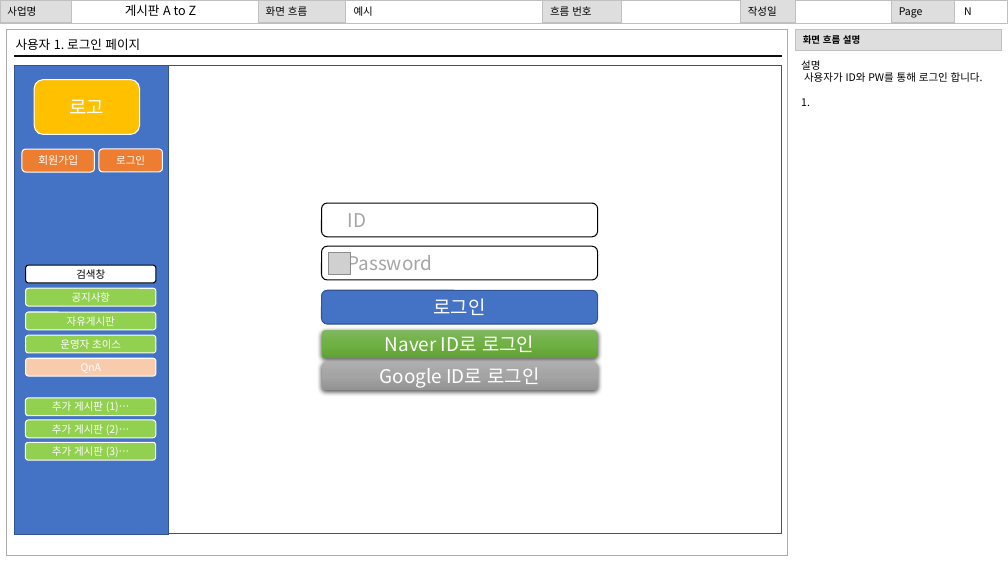
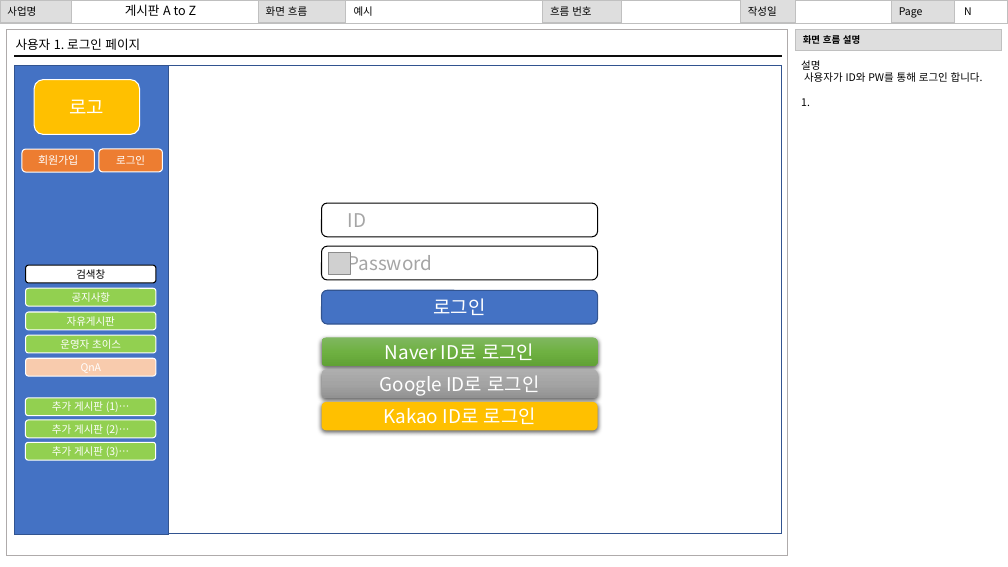
Before and after one commit to gihangShin/test, a slide deck: slide 2 of 문서/화면 설계서/화면설계서 신기항.pptx. Drawn at 1008x567 pixels with LibreOffice and Linux fonts; fonts in the diff are those of the drawing; grey boxes stand for pictures; background and template pictures are left out. Boxes give left, top, right and bottom in pixels: in the first picture for what was removed or moved away, otherwise in the second. Text is boxed around its words. In the diff, an @@ line names an element or a change of style, - is before the commit and + after.

```diff
--- a/문서/화면 설계서/화면설계서 신기항.pptx
+++ b/문서/화면 설계서/화면설계서 신기항.pptx
@@ rounded rectangle "Naver ID로 로그인": place and size @@
-rounded rectangle "Naver ID로 로그인" at (321,330,597,358)
+rounded rectangle "Naver ID로 로그인" at (321,337,597,366)
@@ rounded rectangle "Google ID로 로그인": place and size @@
-rounded rectangle "Google ID로 로그인" at (321,362,597,391)
+rounded rectangle "Google ID로 로그인" at (321,370,597,399)
@@ rounded rectangle added at (321,402,597,431), fill #FFC000, 18 pt, text #FFFFFF @@
+Kakao ID로 로그인
```
Also in this commit, not shown: 2 slides added, 2 other files.
